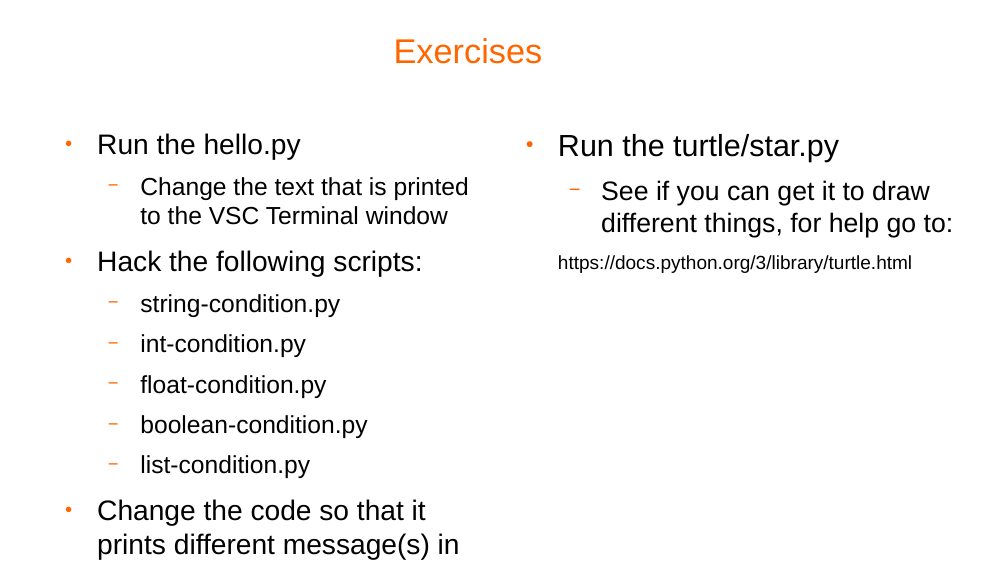
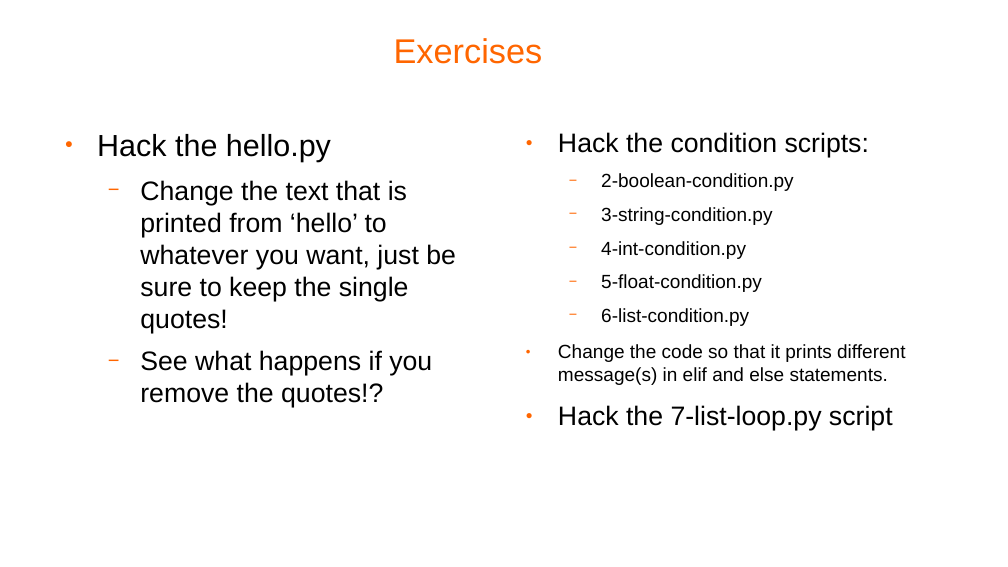
Before and after one commit to pellcorp/coding, a slide deck: slide 13 of docs/python-coding.odp (slide 12 before the commit). Drawn at 1008x567 pixels with LibreOffice and Linux fonts; fonts in the diff are those of the drawing; background and template pictures are left out. Boxes give left, top, right and bottom in pixels: in the first picture for what was removed or moved away, otherwise in the second. Text is boxed around its words. In the diff, an @@ line names an element or a change of style, - is before the commit and + after.

```diff
--- a/docs/python-coding.odp
+++ b/docs/python-coding.odp
@@ text at <box>97,134,456,408</box>: text changed; size 19.4 to 21 pt @@
-● Run the hello.py
-  − Change the text that is printed to the VSC Terminal window
-● Hack the following scripts:
-  − string-condition.py
-  − int-condition.py
-  − float-condition.py
-  − boolean-condition.py
-  − list-condition.py
-● Change the code so that it prints different message(s) in elif and else statements.
+● Hack the hello.py
+  − Change the text that is printed from ‘hello’ to whatever you want, just be sure to keep the single quotes!
+  − See what happens if you remove the quotes!?
@@ text at <box>558,132,905,430</box>: text changed; size 21 to 15 pt @@
-● Run the turtle/star.py
-  − See if you can get it to draw different things, for help go to:
-https://docs.python.org/3/library/turtle.html
+● Hack the condition scripts:
+  − 2-boolean-condition.py
+  − 3-string-condition.py
+  − 4-int-condition.py
+  − 5-float-condition.py
+  − 6-list-condition.py
+● Change the code so that it prints different message(s) in elif and else statements.
+● Hack the 7-list-loop.py script
```
Also in this commit, not shown: 3 other slides changed, 1 slide added, 2 other files.
